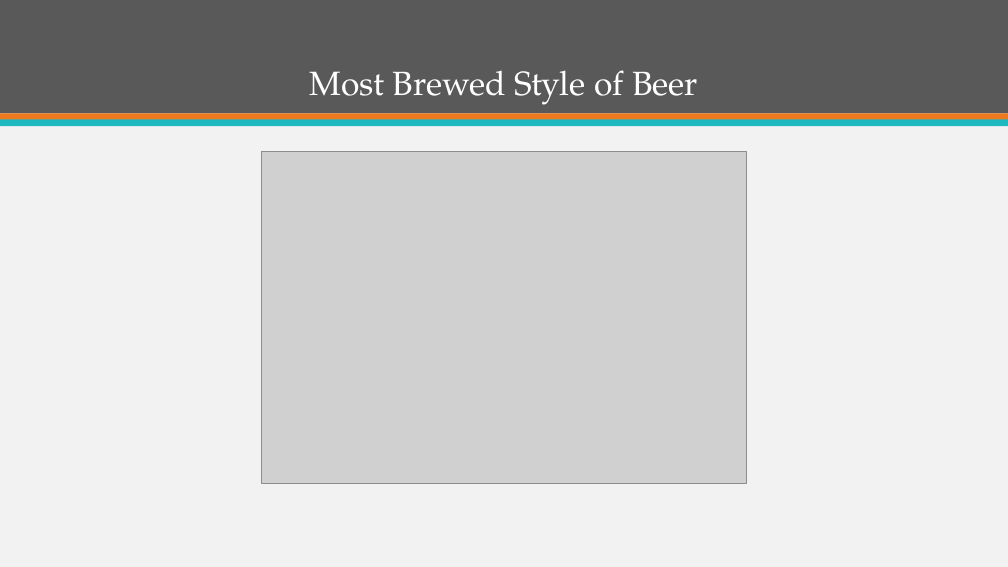
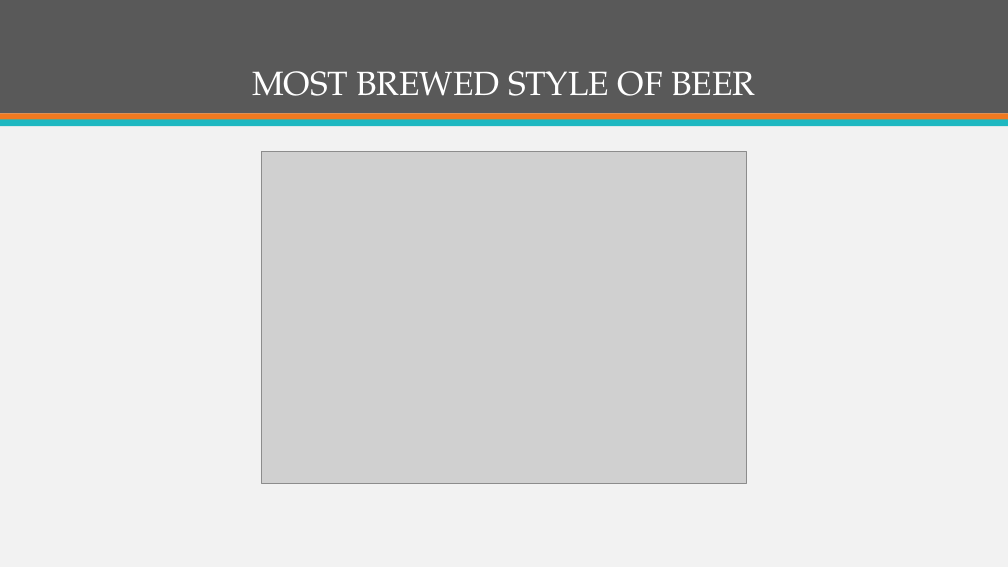
Before and after one commit to ItsGreyedOut/Brewery-Startup, a slide deck: slide 5 of presentation.pptx. Drawn at 1008x567 pixels with LibreOffice and Linux fonts; fonts in the diff are those of the drawing; grey boxes stand for pictures. Boxes give left, top, right and bottom in pixels: in the first picture for what was removed or moved away, otherwise in the second. Text is boxed around its words. In the diff, an @@ line names an element or a change of style, - is before the commit and + after.

```diff
--- a/presentation.pptx
+++ b/presentation.pptx
@@ title at (252,71,755,96): text changed @@
-Most Brewed Style of Beer
+MOST BREWED STYLE OF BEER
```
Also in this commit, not shown: 4 other slides changed, 4 slides added, 10 slides removed, 2 other files.
